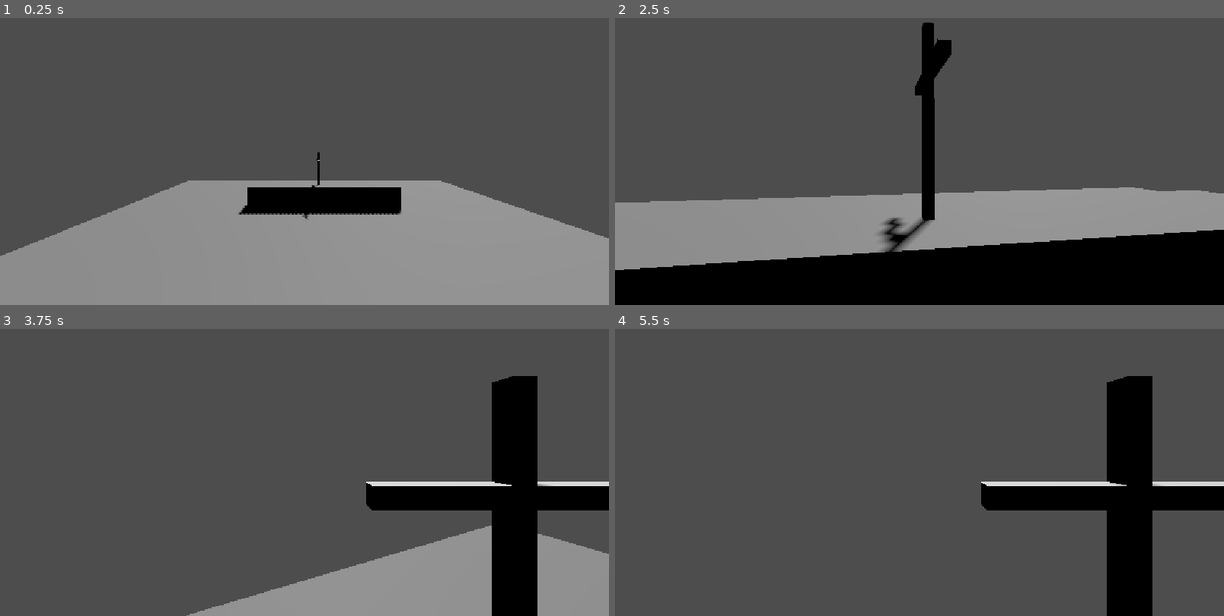
Above: before the commit, frames 1-4 (two rows, left to right).
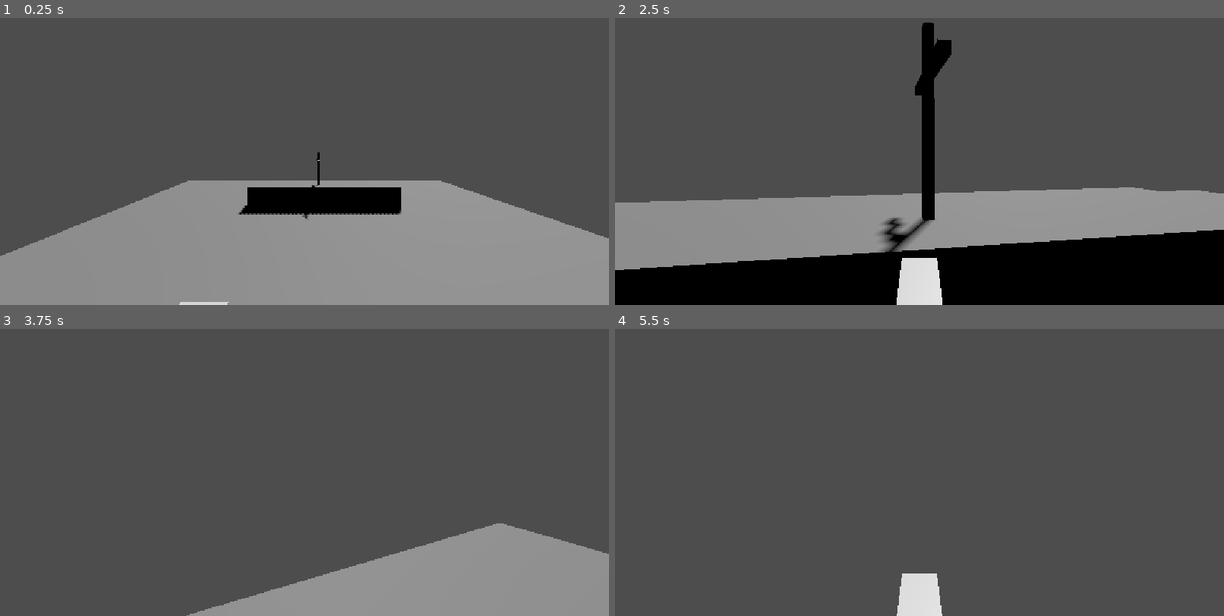
Above: after the commit, the same moments.

Repository: FreakGames67/HouseofFear
Game: Godot game, scene res://scenes/test_map.tscn
Same seed, same stepped clock (60 frames per second), same inputs: the game is played once before the commit and once after it.
Inputs (mouse positions are in pixels of both pictures, inside the frame that each line leads up to):
- Up to frame 1 (0.25 s): no input
- Up to frame 2 (2.5 s): move the mouse to (949, 132) at 0.52 s; hold W (forward) from 0.53 s (still down); click (949, 132) at 0.6 s; tap Space (JUMP) at 0.77, 1.52 s; move the mouse to (889, 135) at 1.27 s; tap Shift (Shift) at 1.35 s; click (889, 135) at 1.55 s; move the mouse to (931, 127) at 2.02 s; click (931, 127) at 2.1 s
- Up to frame 3 (3.75 s): keep holding W (forward); move the mouse to (298, 449) at 2.77 s; click (298, 449) at 2.85 s; tap Space (JUMP) at 3.02 s; move the mouse to (347, 449) at 3.52 s; hold Shift (Shift) from 3.53 s (still down)
- Up to frame 4 (5.5 s): keep holding W (forward); tap Space (JUMP) at 3.77, 4.52 s; click (962, 449) at 3.8 s; move the mouse to (870, 440) at 4.27 s; release Shift (Shift) at 4.28 s; click (870, 440) at 4.35 s; move the mouse to (925, 443) at 5.02 s; click (925, 443) at 5.1 s

The runs differ from the first frame. In frame 1, less than 0.1% of the frame differs, in the area x 29-38%, y 98-100%; in frame 2, 1.1%; in frame 3, 9.5%; in frame 4, 10%, in the area x 46-100%, y 16-100%.

Commit message:
сделал подобие анимаций но к сожелению их нужно править

Diff:
--- a/control.gd
+++ b/control.gd
@@ -12,7 +12,7 @@
 func some_func() -> void:
 	pass
 
-func _process(delta: float) -> void:
+func _process(_delta: float) -> void:
 	# Убрали постоянный спам emit_signal из process!
 
 	# Исправь 'escape' на точное имя из твоего Input Map
--- a/project.godot
+++ b/project.godot
@@ -72,8 +72,7 @@
 }
 escepe={
 "deadzone": 0.2,
-"events": [Object(InputEventKey,"resource_local_to_scene":false,"resource_name":"","device":-1,"window_id":0,"alt_pressed":false,"shift_pressed":false,"ctrl_pressed":false,"meta_pressed":false,"pressed":false,"keycode":0,"physical_keycode":4194305,"key_label":0,"unicode":0,"location":0,"echo":false,"script":null)
-]
+"events": []
 }
 
 [internationalization]
--- a/scenes/cross.tscn
+++ b/scenes/cross.tscn
@@ -4,8 +4,10 @@
 [ext_resource type="PackedScene" uid="uid://0kw7env4igis" path="res://assets/Crucifixion.glb" id="1_6ulh2"]
 
 [sub_resource type="CylinderShape3D" id="CylinderShape3D_bgiiy"]
+height = 1.4936523
 
 [node name="Crossitem" type="Node3D" unique_id=495322567]
+transform = Transform3D(0.5, 0, 0, 0, 0.5, 0, 0, 0, 0.5, 0, 0, 0)
 script = ExtResource("1_2t7x4")
 
 [node name="Crucifixion" parent="." unique_id=687582548 instance=ExtResource("1_6ulh2")]
@@ -14,7 +16,7 @@
 [node name="Area3D" type="Area3D" parent="." unique_id=1420342757 groups=["Item"]]
 
 [node name="CollisionShape3D" type="CollisionShape3D" parent="Area3D" unique_id=1173623003]
-transform = Transform3D(0.925, 0, 0, 0, 0.925, 0, 0, 0, 0.925, 0, 0, 0)
+transform = Transform3D(0.925, 0, 0, 0, 0.925, 0, 0, 0, 0.925, 0, -0.15153198, 0)
 shape = SubResource("CylinderShape3D_bgiiy")
 
 [connection signal="area_entered" from="Area3D" to="." method="_on_area_3d_area_entered"]
--- a/scenes/crucifixion.tscn
+++ b/scenes/crucifixion.tscn
@@ -1,16 +1,110 @@
 [gd_scene format=3 uid="uid://1hctbcxgg5d2"]
 
 [ext_resource type="PackedScene" uid="uid://0kw7env4igis" path="res://assets/Crucifixion.glb" id="1_0nnin"]
+[ext_resource type="Script" uid="uid://cpm5greo7bqlu" path="res://scripts/crucifixion.gd" id="2_j03ec"]
+
+[sub_resource type="Animation" id="Animation_pfwy1"]
+resource_name = "IDLE"
+length = 2.0
+loop_mode = 1
+tracks/0/type = "value"
+tracks/0/imported = false
+tracks/0/enabled = true
+tracks/0/path = NodePath(".:position")
+tracks/0/interp = 1
+tracks/0/loop_wrap = true
+tracks/0/keys = {
+"times": PackedFloat32Array(0, 1, 2),
+"transitions": PackedFloat32Array(1, 1, 1),
+"update": 0,
+"values": [Vector3(0, 0, 0), Vector3(0, -0.08, 0), Vector3(0, 0, 0)]
+}
 
 [sub_resource type="Animation" id="Animation_0nnin"]
-resource_name = "Ran"
+length = 0.001
+tracks/0/type = "value"
+tracks/0/imported = false
+tracks/0/enabled = true
+tracks/0/path = NodePath(".:position")
+tracks/0/interp = 1
+tracks/0/loop_wrap = true
+tracks/0/keys = {
+"times": PackedFloat32Array(0),
+"transitions": PackedFloat32Array(1),
+"update": 0,
+"values": [Vector3(0, 0, 0)]
+}
+tracks/1/type = "value"
+tracks/1/imported = false
+tracks/1/enabled = true
+tracks/1/path = NodePath(".:rotation")
+tracks/1/interp = 1
+tracks/1/loop_wrap = true
+tracks/1/keys = {
+"times": PackedFloat32Array(0),
+"transitions": PackedFloat32Array(1),
+"update": 0,
+"values": [Vector3(0, 0, 0)]
+}
 
-[sub_resource type="AnimationLibrary" id="AnimationLibrary_j03ec"]
+[sub_resource type="Animation" id="Animation_j03ec"]
+resource_name = "attack"
+length = 2.87
+tracks/0/type = "value"
+tracks/0/imported = false
+tracks/0/enabled = true
+tracks/0/path = NodePath(".:position")
+tracks/0/interp = 1
+tracks/0/loop_wrap = true
+tracks/0/keys = {
+"times": PackedFloat32Array(0, 1, 1.0666667, 1.15, 1.23, 1.33, 1.3333334, 1.4666667, 1.6333333, 1.95, 2.37, 2.8666666),
+"transitions": PackedFloat32Array(1, 0.014578651, 0.05255599, 0.047366172, 0.0563283, 0.46651652, 1, 0.73204285, 0.05255606, 1.4640859, 0.019236602, 0.06250016),
+"update": 0,
+"values": [Vector3(0, 0, 0), Vector3(-0.63, 0, 0.505), Vector3(-0.63, -0.225, 0.505), Vector3(-0.63, 0.075, 0.505), Vector3(-0.63, -0.175, 0.505), Vector3(-0.63, 0.045, 0.505), Vector3(-0.63, 0.135, 0.505), Vector3(-0.63, -0.045, 0.505), Vector3(-0.63, 0.02, 0.505), Vector3(-0.63, 0, 0.505), Vector3(0.27, 0.03, 0.505), Vector3(0, 0, 0)]
+}
+tracks/1/type = "value"
+tracks/1/imported = false
+tracks/1/enabled = true
+tracks/1/path = NodePath(".:rotation")
+tracks/1/interp = 1
+tracks/1/loop_wrap = true
+tracks/1/keys = {
+"times": PackedFloat32Array(0, 1, 2.8666666),
+"transitions": PackedFloat32Array(1, 1, 0.044194277),
+"update": 0,
+"values": [Vector3(0, 0, 0), Vector3(0.5235988, 0, 0), Vector3(0, 0, 0)]
+}
+
+[sub_resource type="Animation" id="Animation_mipdf"]
+resource_name = "walking"
+loop_mode = 1
+tracks/0/type = "value"
+tracks/0/imported = false
+tracks/0/enabled = true
+tracks/0/path = NodePath(".:position")
+tracks/0/interp = 1
+tracks/0/loop_wrap = true
+tracks/0/keys = {
+"times": PackedFloat32Array(0, 0.35, 0.64, 1),
+"transitions": PackedFloat32Array(1, 1, 1, 1),
+"update": 0,
+"values": [Vector3(0, 0, 0), Vector3(0, -0.3, 0), Vector3(0, 0.3, 0), Vector3(0, 0, 0)]
+}
+
+[sub_resource type="AnimationLibrary" id="AnimationLibrary_pfwy1"]
 _data = {
-&"Ran": SubResource("Animation_0nnin")
+&"IDLE": SubResource("Animation_pfwy1"),
+&"RESET": SubResource("Animation_0nnin"),
+&"attack": SubResource("Animation_j03ec"),
+&"walking": SubResource("Animation_mipdf")
 }
 
 [node name="Crucifixion" unique_id=687582548 instance=ExtResource("1_0nnin")]
+transform = Transform3D(0.5, 0, 0, 0, 0.5, 0, 0, 0, 0.5, 0, 0, 0)
+script = ExtResource("2_j03ec")
 
-[node name="AnimationPlayer" type="AnimationPlayer" parent="." index="2" unique_id=679554346]
-libraries/ = SubResource("AnimationLibrary_j03ec")
+[node name="Cube_001" parent="." index="1" unique_id=1844915902]
+transform = Transform3D(1, 0, 0, 0, -4.371139e-08, -1.26, 0, 1, -5.507635e-08, 0, -0.44, 0)
+
+[node name="AnimationPlayer" type="AnimationPlayer" parent="." index="2" unique_id=1738275261]
+libraries/ = SubResource("AnimationLibrary_pfwy1")
--- a/scenes/player.tscn
+++ b/scenes/player.tscn
@@ -25,8 +25,7 @@
 transform = Transform3D(1, 0, 0, 0, 1, 0, 0, 0, 1, 0, 0.38352847, 0)
 
 [node name="Crucifixion" parent="CameraPivot" unique_id=687582548 instance=ExtResource("3_dqkch")]
-transform = Transform3D(-2.2074252e-08, 0, 0.505, 0, 0.505, 0, -0.505, 0, -2.2074252e-08, 0.618, 0.164, -0.66)
-visible = false
+transform = Transform3D(0.505, 0, 0, 0, 0.505, 0, 0, 0, 0.505, 0, 0, 0)
 
 [node name="Area3D" type="Area3D" parent="." unique_id=1731063227 groups=["Player"]]
 script = ExtResource("4_dqkch")
--- a/scripts/area_3d.gd
+++ b/scripts/area_3d.gd
@@ -1,15 +1,5 @@
 extends Area3D
 @onready var crucifixion: Node3D = $"../CameraPivot/Crucifixion"
-
-# Called when the node enters the scene tree for the first time.
-func _ready() -> void:
-	pass # Replace with function body.
-
-
-# Called every frame. 'delta' is the elapsed time since the previous frame.
-func _process(delta: float) -> void:
-	pass
-
 
 func _on_area_entered(area: Area3D) -> void:
 	if area.is_in_group("Item"):
--- a/scripts/cross.gd
+++ b/scripts/cross.gd
@@ -1,16 +1,6 @@
 extends Node3D
 
 @onready var crucifixion: Node3D = $Crucifixion
-
-# Called when the node enters the scene tree for the first time.
-func _ready() -> void:
-	pass # Replace with function body.
-
-
-# Called every frame. 'delta' is the elapsed time since the previous frame.
-func _process(delta: float) -> void:
-	pass
-
 
 
 func _on_area_3d_area_entered(area: Area3D) -> void:
--- /dev/null
+++ b/scripts/crucifixion.gd
@@ -0,0 +1,15 @@
+extends Node3D
+
+enum AnimationState {IDLE, WALK, ATTACK}
+var animation_state : int = AnimationState.IDLE
+
+@onready var animation_player: AnimationPlayer = $AnimationPlayer
+
+func _process(delta: float) -> void:
+	if Input.is_action_just_pressed("mouse_click"):
+		animation_state = AnimationState.ATTACK
+	update_weapon_animations(delta)
+
+func update_weapon_animations(delta: float) -> void:
+	if AnimationState.ATTACK:
+		animation_player.play("attack")
Not shown, added: scripts/crucifixion.gd.uid
